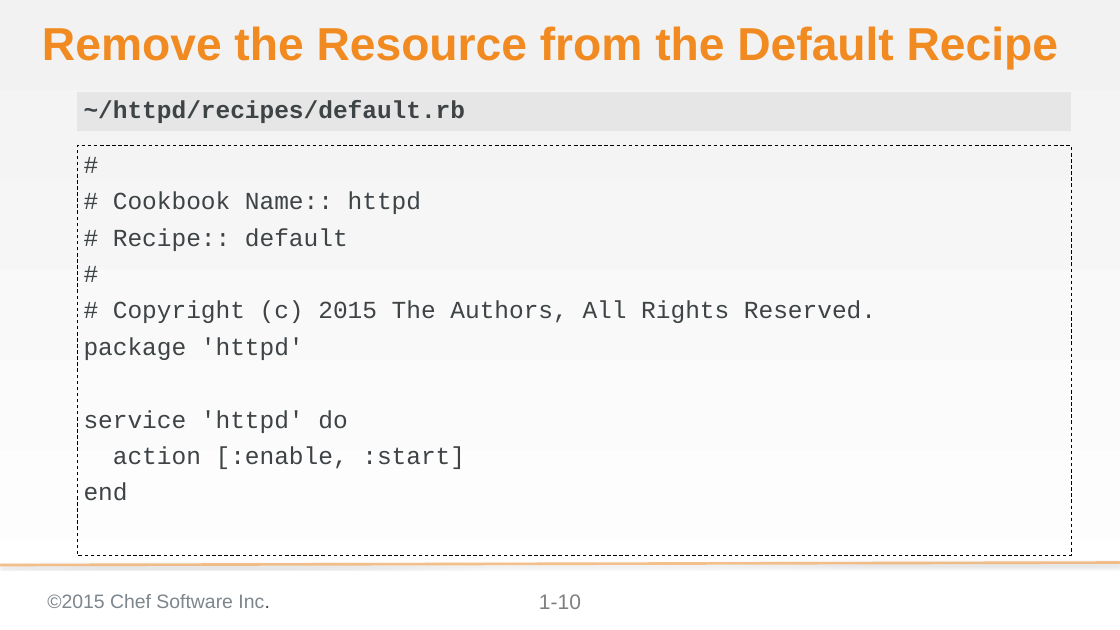
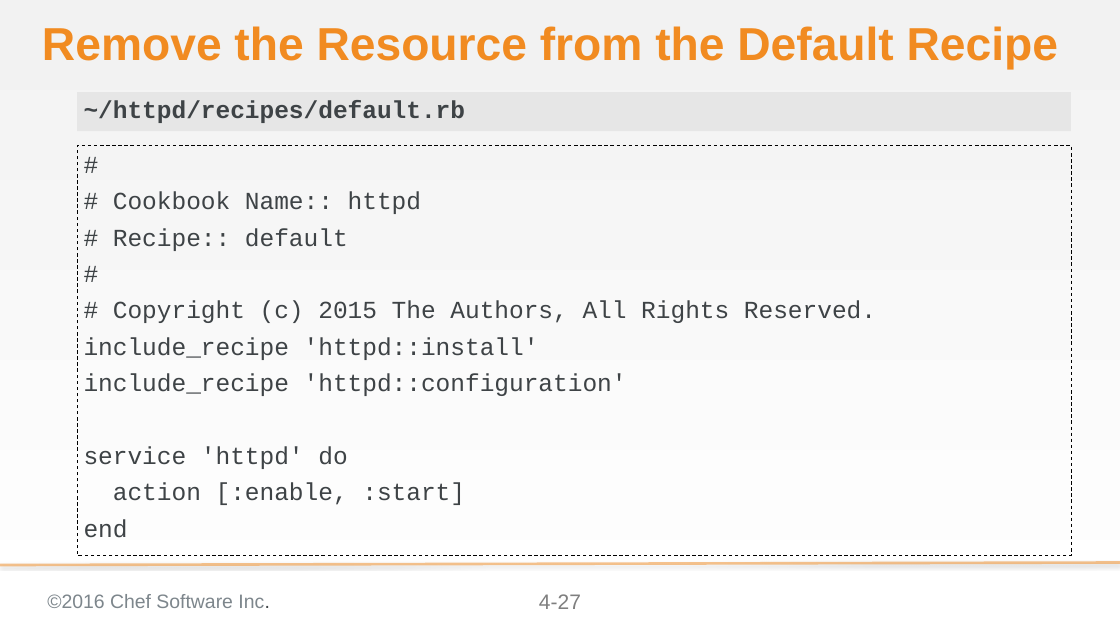
Before and after one commit to chef-training/test_driven_cookbook_development, a slide deck: slide 27 of 04-refactoring_cookbooks_with_tests.pptx (slide 10 before the commit). Drawn at 1120x630 pixels with LibreOffice and Linux fonts; fonts in the diff are those of the drawing; background and template pictures are left out. Boxes give left, top, right and bottom in pixels: in the first picture for what was removed or moved away, otherwise in the second. Text is boxed around its words. In the diff, an @@ line names an element or a change of style, - is before the commit and + after.

```diff
--- a/04-refactoring_cookbooks_with_tests.pptx
+++ b/04-refactoring_cookbooks_with_tests.pptx
@@ text at [84, 337, 627, 396]: text changed @@
-package 'httpd'
+include_recipe 'httpd::install'
+include_recipe 'httpd::configuration'
@@ text at [47, 594, 270, 608]: text changed @@
-©2015 Chef Software Inc.
+©2016 Chef Software Inc.
@@ page number at [539, 594, 581, 609]: text changed @@
-1-10
+4-27
```
Also in this commit, not shown: 26 other slides changed, 20 slides added, 1 slide removed.
